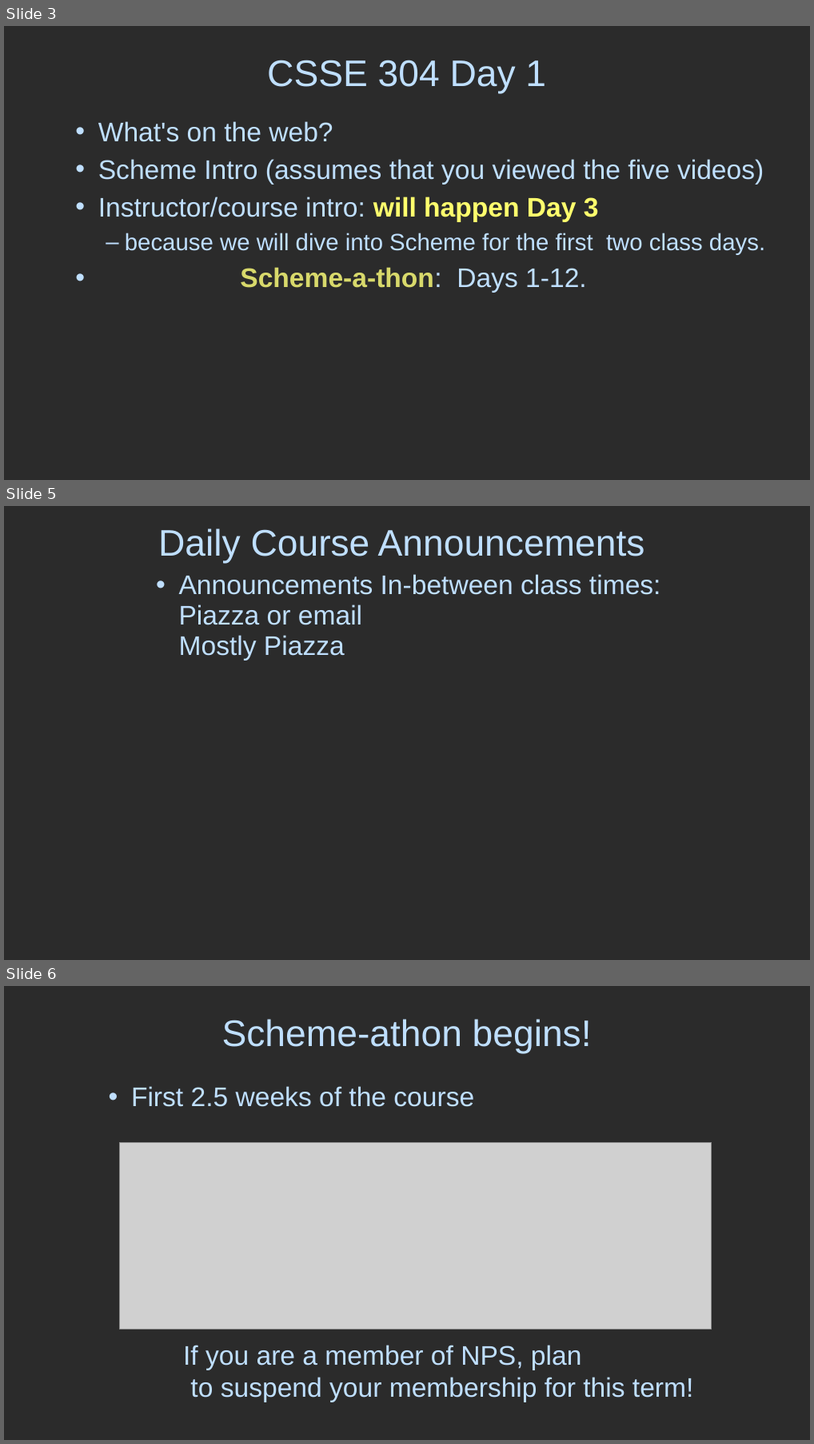
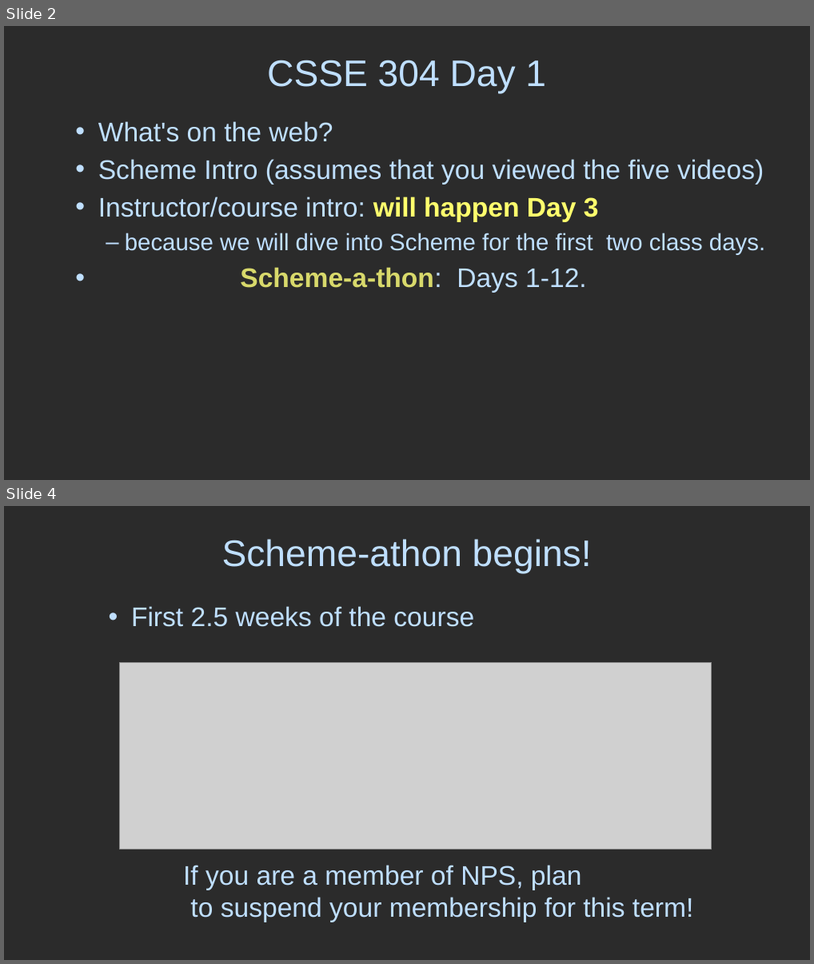
Before and after one commit to RHIT-CSSE/csse304, a slide deck: ClassMaterials/SchemeIntro/SchemeIntro.pptx. Shown one above the other, each under a label of ours: slides 3, 5 and 6 before the commit, slides 2 and 4 after it; the slides between them are not shown. The pictures are 814x1444 and 814x964 pixels, drawn with LibreOffice and Linux fonts; fonts in the diff are those of the drawing; grey boxes stand for pictures; background and template pictures are left out; a plain dark background stands for a picture behind light text. Boxes give left, top, right and bottom in pixels: in the first picture for what was removed or moved away, otherwise in the second. Text is boxed around its words. In the diff, an @@ line names an element or a change of style, - is before the commit and + after.

```diff
--- a/ClassMaterials/SchemeIntro/SchemeIntro.pptx
+++ b/ClassMaterials/SchemeIntro/SchemeIntro.pptx
@@ slide 5 removed at bbox=[4, 506, 810, 960], background picture (left out) @@
@@ title removed at bbox=[158, 528, 646, 564] @@
-Daily Course Announcements
@@ text removed at bbox=[179, 574, 662, 660] @@
-• Announcements In-between class times: Piazza or email
-  Mostly Piazza
@@ what was slide 3 is now slide 2 @@
@@ what was slide 6 is now slide 4 @@
```
Also in this commit, not shown: 2 slides changed, 2 slides added, 2 other slides removed, 2 other files.
